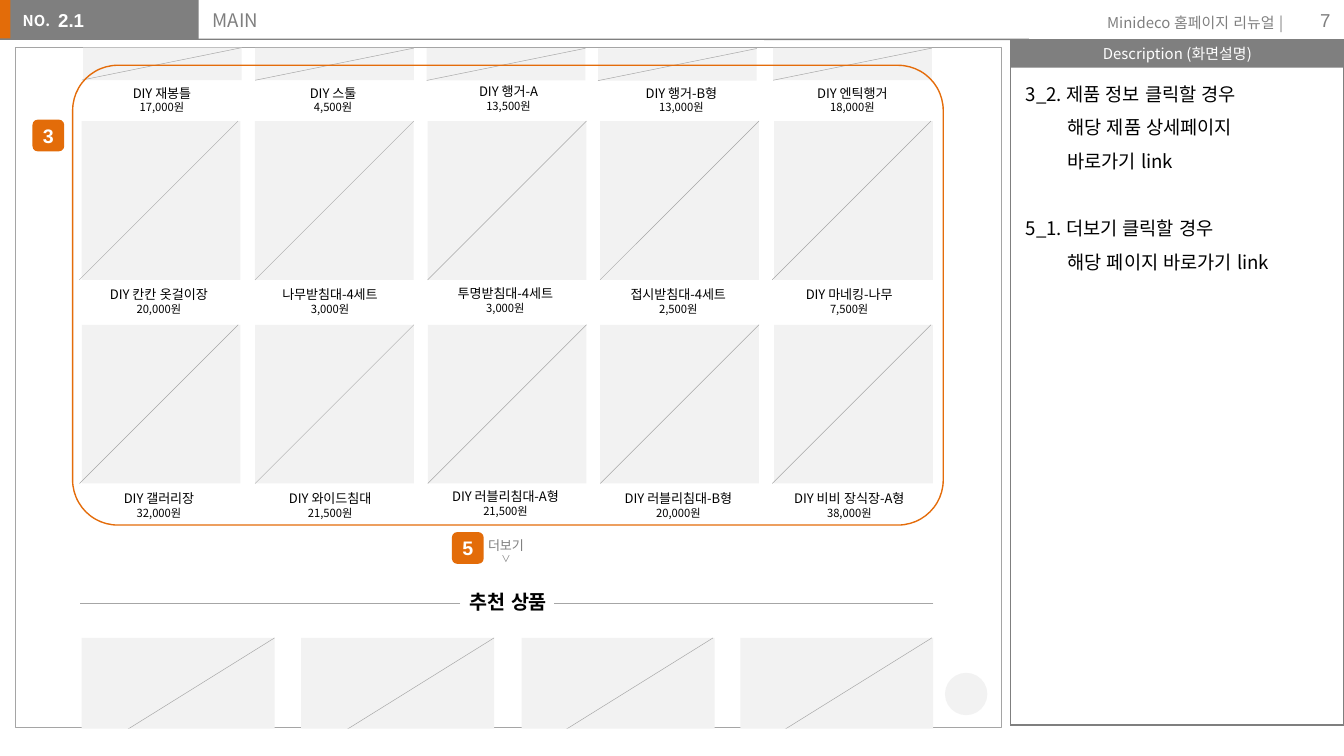
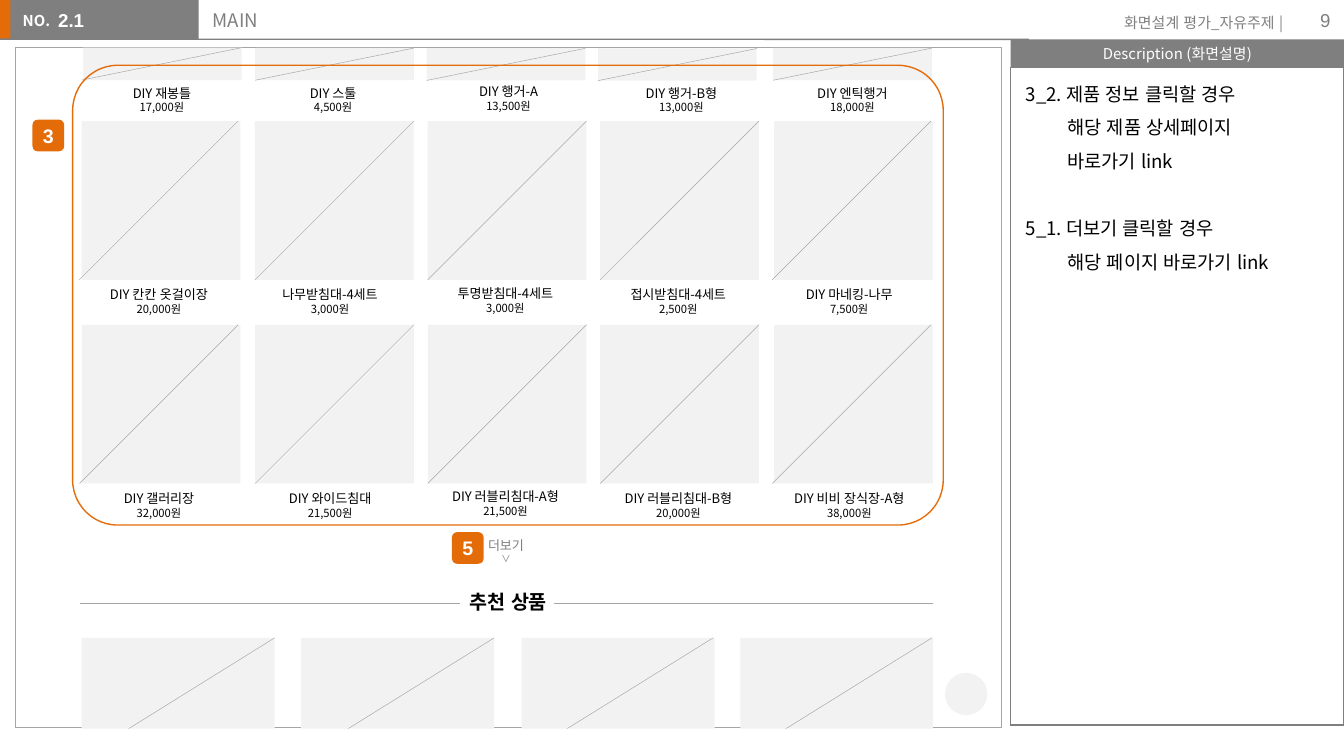
Before and after one commit to chaemilee9012/TIL2020, a slide deck: slide 9 of assignment/storyboard/이채미.pptx (slide 7 before the commit). Drawn at 1344x756 pixels with LibreOffice and Linux fonts; fonts in the diff are those of the drawing. Boxes give left, top, right and bottom in pixels: in the first picture for what was removed or moved away, otherwise in the second. Text is boxed around its words. In the diff, an @@ line names an element or a change of style, - is before the commit and + after.

```diff
--- a/assignment/storyboard/이채미.pptx
+++ b/assignment/storyboard/이채미.pptx
@@ text at (x1=1124, y1=15, x2=1274, y2=30): text changed @@
-Minideco 홈페이지 리뉴얼 |
+화면설계 평가_자유주제 |
@@ page number at (x1=1320, y1=14, x2=1330, y2=27): text changed @@
-7
+9
```
Also in this commit, not shown: 3 other slides changed, 5 slides added, 16 slides removed, 13 other files.
